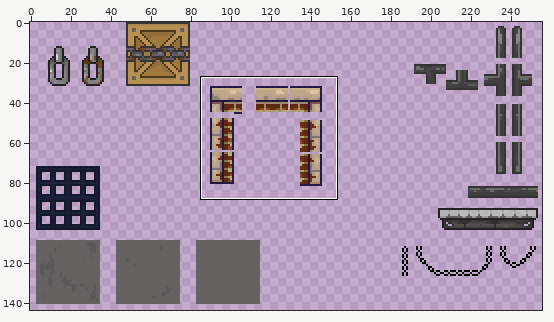
Edited in one commit: sprite sheet (Decadence/Assets/Sprites/Warehouse.png). The first picture is a wide view before the edit; the outline marks the close-up.
Close-up. The starting point:
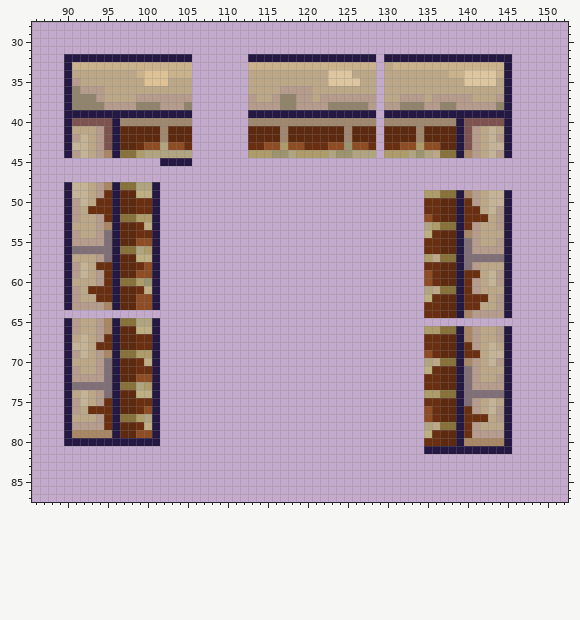
The file is 256x144 pixels. Colours within 5 levels of each other are drawn and written as one. Shown: x 86..152, y 28..87.
Now the later version:
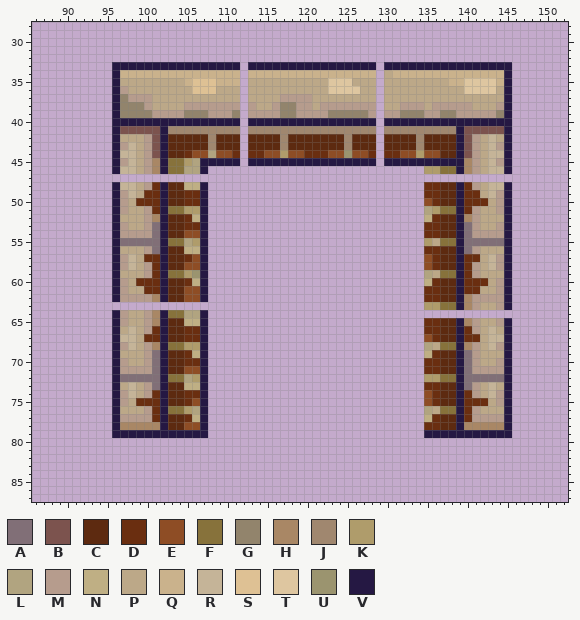
Palette (. is transparent): A #816f77  B #7c534e  C #5d2a10  D #6a2e10  E #8e4d25  F #87723b  G #92846c  H #a98765  J #a0876f  K #af9c6b  L #b1a480  M #b69c8d  N #bfaf84  P #bca888  Q #cab28c  R #c5b498  S #dec194  T #dec6a0  U #9b946f  V #251843
Log entry: Added Warehouse outer walls sprites
Change:
Changed rows in their new state; - is an unchanged pixel.
first column x 90:
32 ................-------................-................
33 ......VVVVVVVVVVVVVVVV-VVVVVVVVVVVVVVVV-VVVVVVVVVVVVVVV-
34 ......VQQ-QQQ---QQQQQQ-QQQQQQQQQQQQQQQQ--QQQQQQQ--QQQQ--
35 ......V---PPP--QSSSQQQ--------------P-----------QQ----Q-
36 ......VM--------SSSPPP-----PPPP--TTTT-------------TTTT--
37 ......VGM--PPPPPPPPPPP-P--PMM---PPPPPPP---PPP-PPPPP---P-
38 ......VGG-MPPPPMMMMMMM--PP-----P-MMMMM--PPMMMP-MM--PPPM-
39 ......-GGGGMMMMGGGMMMG-MMMMGGMMMMGGGGGM-MMGGGMMGGMMMMMG-
40 ......-VVVVVVVVVVVVVVV-VVVVVVVVVVVVVVVV-VVVVVVVVV-VVVVV-
41 ......-BBBBBVJJJJJJJJJ-JJJJ-JJJJJJJ-JJJ-JJJJ-JJJJ--BBBB-
42 ......-PPPMBV---CCJCCC--------------------------------P-
43 ......-MRPMBVCCCCCJCCC-CCCCJCCCCCCCJCCC-CCCCJCC-------M-
44 ......-RRPMBVCCDEELEED-DDEEKEEDDDEE-EED-DDEEKEECC-B---R-
45 ------VMRPMH-FFKLVVVVV-VVVVVVVVVVVVVVVV-VVVVVVVVVVHMPRMV
46 ------VRRPMHVFFLLV---------------------------KKFFVHMPRRV
48 ......-RRPMDVCCNNV---------------------------DDCCVDMPRRV
49 ......-MRPDDVCCDDV---------------------------DDCC-DD--M-
50 ......-MP--DVCCDDV---------------------------E-----DDPM-
51 ......-MPPMDVFFKKV---------------------------LKFF--M-P--
52 ......-PPPMHVCCDNV---------------------------N----HMP-P-
53 ......-MPPMAVCCDDV---------------------------DDCC-A-----
54 ......-MMMMAVCCEEV---------------------------D----A-MMM-
55 ......-AAAAAVFFLKV---------------------------KPFF--AAAA-
56 ......-PPPMAVCCNNV----------------------------------PPP-
57 ......-MRPDDVCCDEV---------------------------EDCC-DDPRM-
58 ......-MRPMDVCCEEV---------------------------E----D--RM-
59 ......-PPPMDVFFKUV---------------------------LPFF--M-PP-
60 ......-MPDDDVCCDNV---------------------------N-----DDP--
61 ......-MPPDDVCCEEV---------------------------DDCC--D--M-
62 ......-MMMMHVCCEEV---------------------------D----HMMM--
63 ............---------------------------------KKFF-HM----
64 ------VMPPMHVFFLLV---------------------------...........
65 ......-MPPMHVCCNNV---------------------------DDCCVHMPPMV
66 ......-PRPMDVCCDDV---------------------------DDCC-D--RP-
67 ......-RRP-DVCCDDV---------------------------E----DD-RR-
68 ......-MRPMHVFFKKV---------------------------LPFF-H---M-
69 ......-PPPMAVCCDNV---------------------------N----AM-PP-
70 ......-MPPMAVCCDDV---------------------------DDCC-A--P--
71 ......-MMMMAVCCEEV---------------------------D------MMM-
72 ......-AAAAAVFFLKV---------------------------KKFF--AAAA-
73 ......-PRPMAVCCNNV----------------------------------PRP-
74 ......-MRPMDVCCDDV---------------------------EDCC-DMPRM-
75 ......-MP--DVCCDEV---------------------------E----DDDPM-
76 ......-PPPMDVFFKLV---------------------------LPFF----PP-
77 ......-MMMMDVCCDNV---------------------------N-----MMM--
78 ......-HHHHHVCCEEV---------------------------DDCC-HHHHH-
79 ......-VVVV-VVVVVV---------------------------VVVV-VVVVV-
80 ............---------------------------------...........
81 ---------------------------------------------...........
Pixel boxes of the changes (left, top, right, bottom) in both close-ups:
changed: (64, 54, 512, 454)
